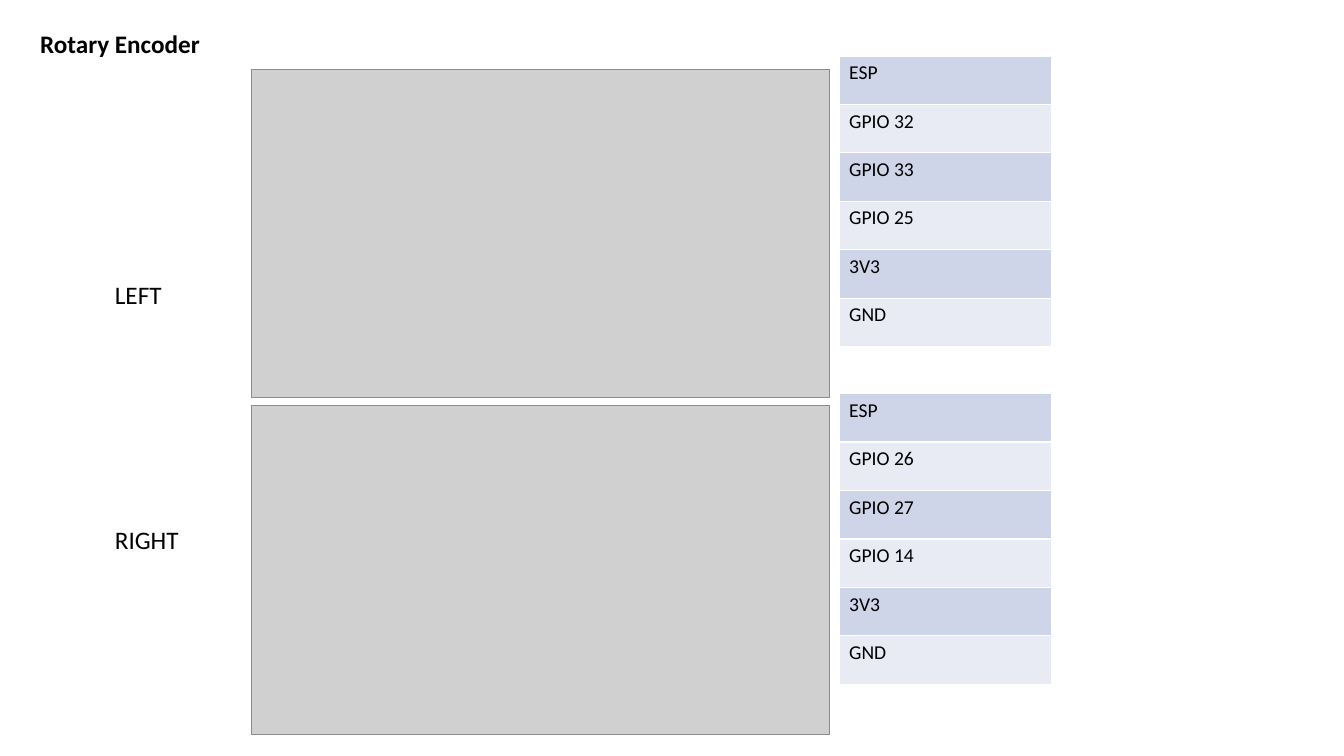
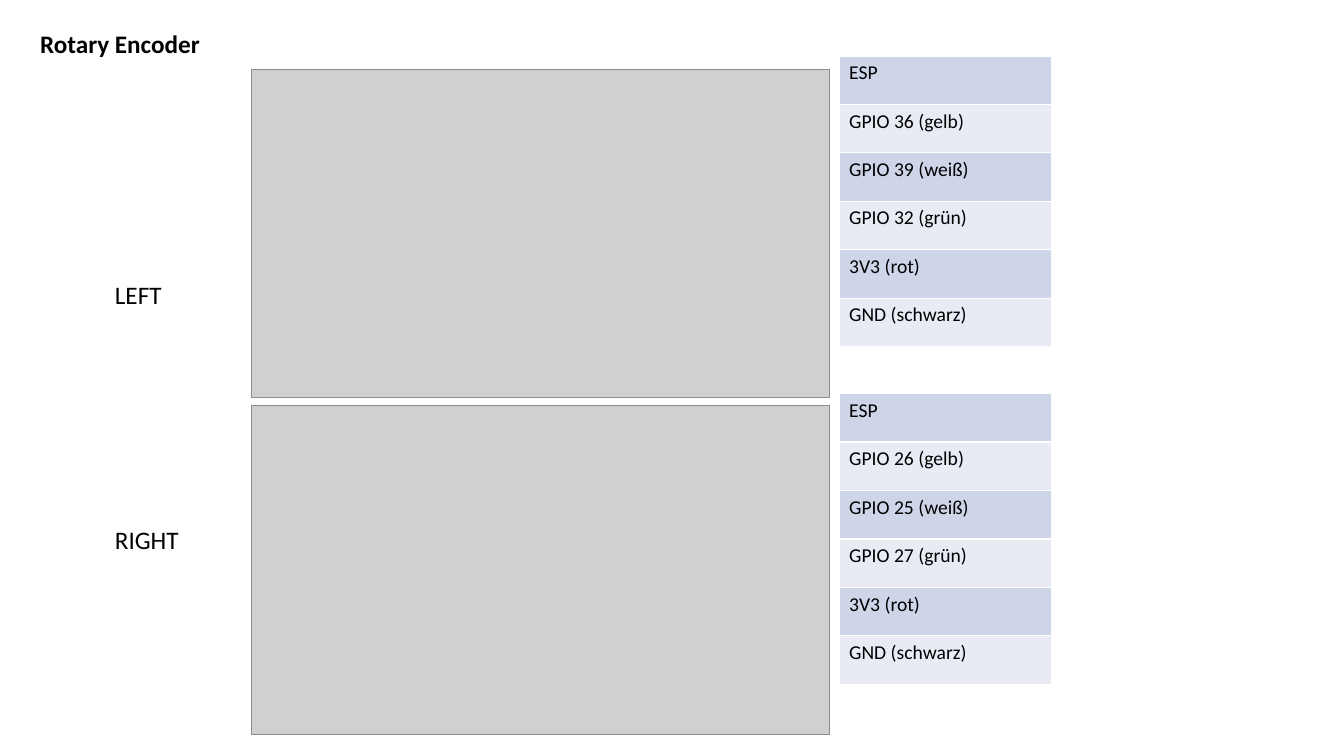
Before and after one commit to jeskes/activityboard, a slide deck: slide 21 of Activityboard.pptx (slide 26 before the commit). Drawn at 1344x756 pixels with LibreOffice and Linux fonts; fonts in the diff are those of the drawing; grey boxes stand for pictures. Boxes give left, top, right and bottom in pixels: in the first picture for what was removed or moved away, otherwise in the second. Text is boxed around its words. In the diff, an @@ line names an element or a change of style, - is before the commit and + after.

```diff
--- a/Activityboard.pptx
+++ b/Activityboard.pptx
@@ table at [839,55,1052,346] @@
-row 2, column 1: GPIO 32
+row 2, column 1: GPIO 36 (gelb)
-row 3, column 1: GPIO 33
+row 3, column 1: GPIO 39 (weiß)
-row 4, column 1: GPIO 25
+row 4, column 1: GPIO 32 (grün)
-row 5, column 1: 3V3
+row 5, column 1: 3V3 (rot)
-row 6, column 1: GND
+row 6, column 1: GND (schwarz)
@@ table at [839,393,1052,684] @@
-row 2, column 1: GPIO 26
+row 2, column 1: GPIO 26 (gelb)
-row 3, column 1: GPIO 27
+row 3, column 1: GPIO 25 (weiß)
-row 4, column 1: GPIO 14
+row 4, column 1: GPIO 27 (grün)
-row 5, column 1: 3V3
+row 5, column 1: 3V3 (rot)
-row 6, column 1: GND
+row 6, column 1: GND (schwarz)
```
Also in this commit, not shown: 7 other slides changed, 4 slides added, 58 other files.
